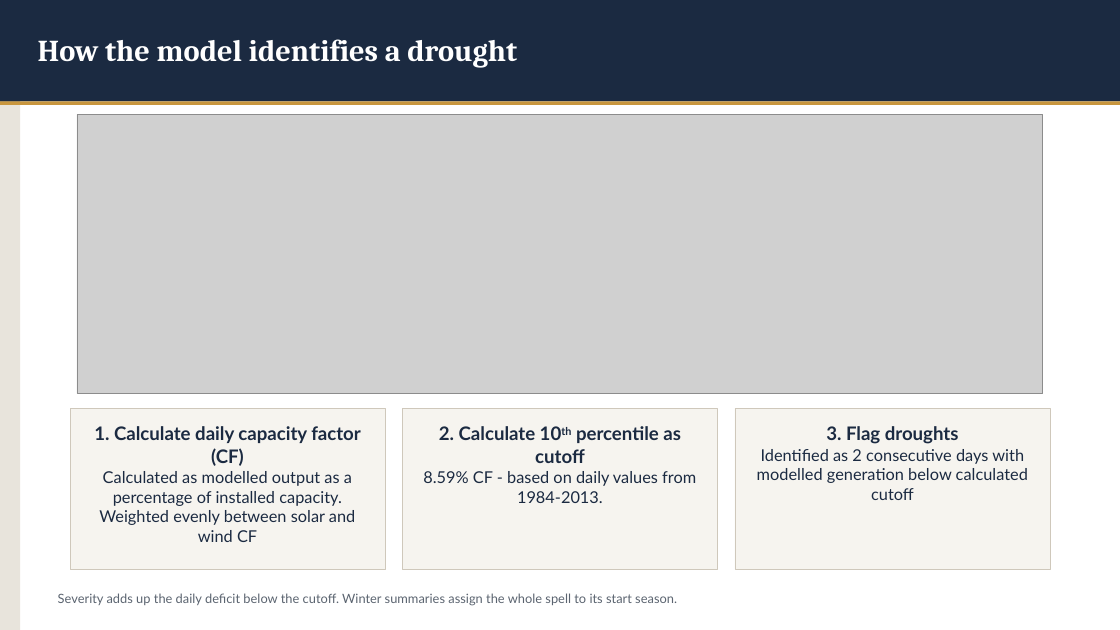
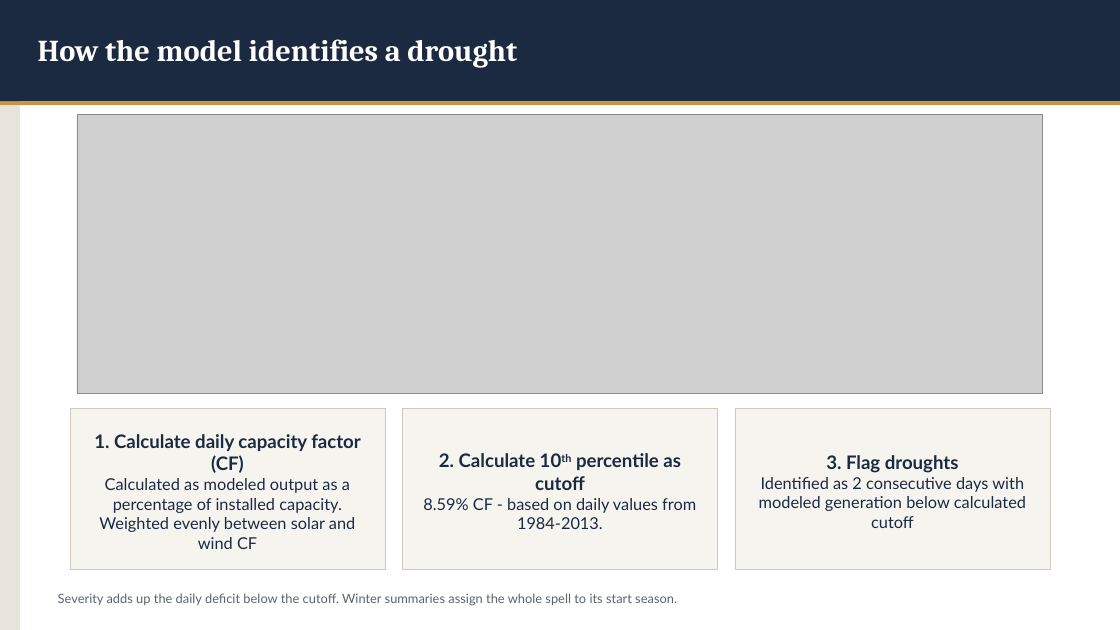
Before and after one commit to asakti47/dunkelflaute-explorer, a slide deck: slide 4 of Dunkelflaute Presentation.pptx (slide 5 before the commit). Drawn at 1120x630 pixels with LibreOffice and Linux fonts; fonts in the diff are those of the drawing; grey boxes stand for pictures. Boxes give left, top, right and bottom in pixels: in the first picture for what was removed or moved away, otherwise in the second. Text is boxed around its words. In the diff, an @@ line names an element or a change of style, - is before the commit and + after.

```diff
--- a/Dunkelflaute Presentation.pptx
+++ b/Dunkelflaute Presentation.pptx
@@ vertical alignment top to middle in 3 elements at (402,408,718,570), (70,408,385,570), (735,408,1050,570) @@
@@ text in rectangle at (94,434,361,549): text changed @@
-1. Calculate daily capacity factor (CF)
-Calculated as modelled output as a percentage of installed capacity. Weighted evenly between solar and wind CF
+1. Calculate daily capacity factor (CF)
+Calculated as modeled output as a percentage of installed capacity. Weighted evenly between solar and wind CF
@@ text in rectangle at (759,455,1026,528): text changed @@
-3. Flag droughts
-Identified as 2 consecutive days with modelled generation below calculated cutoff
+3. Flag droughts
+Identified as 2 consecutive days with modeled generation below calculated cutoff
```
Also in this commit, not shown: 3 other slides changed, 1 slide added, 3 slides removed.
